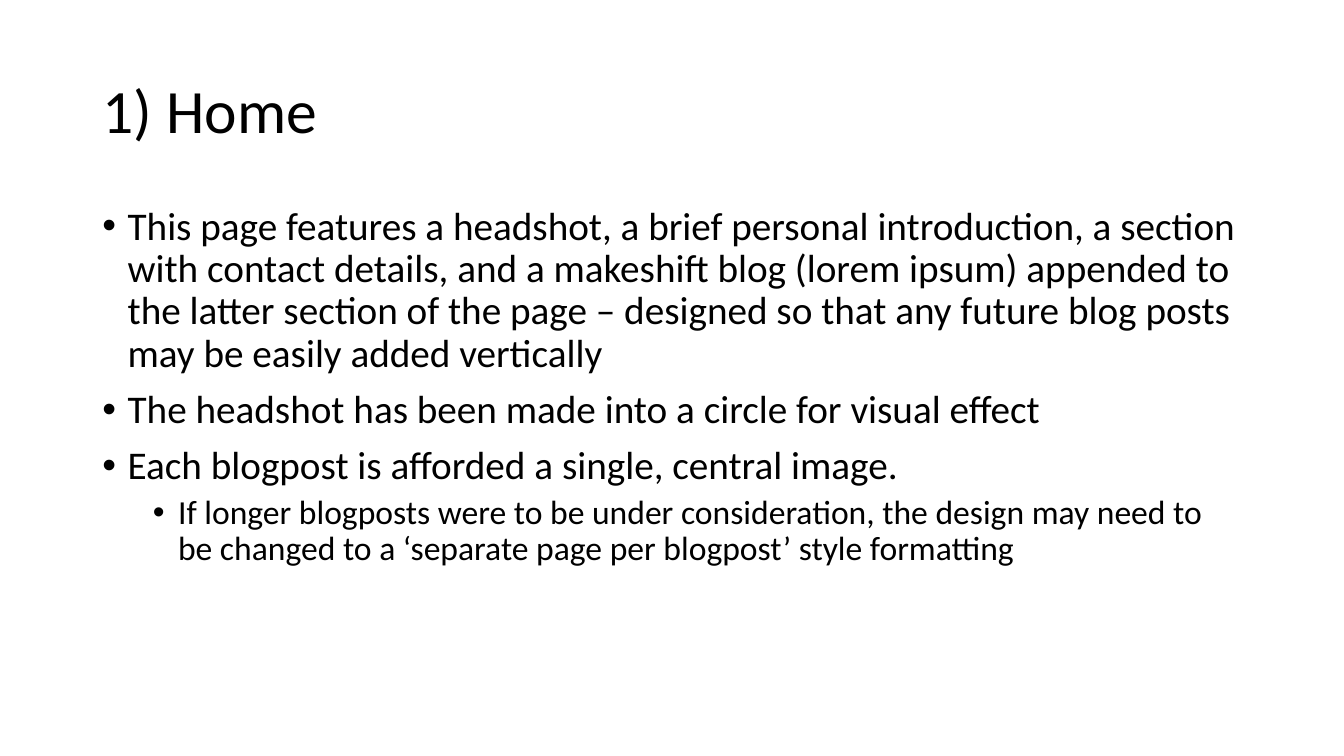
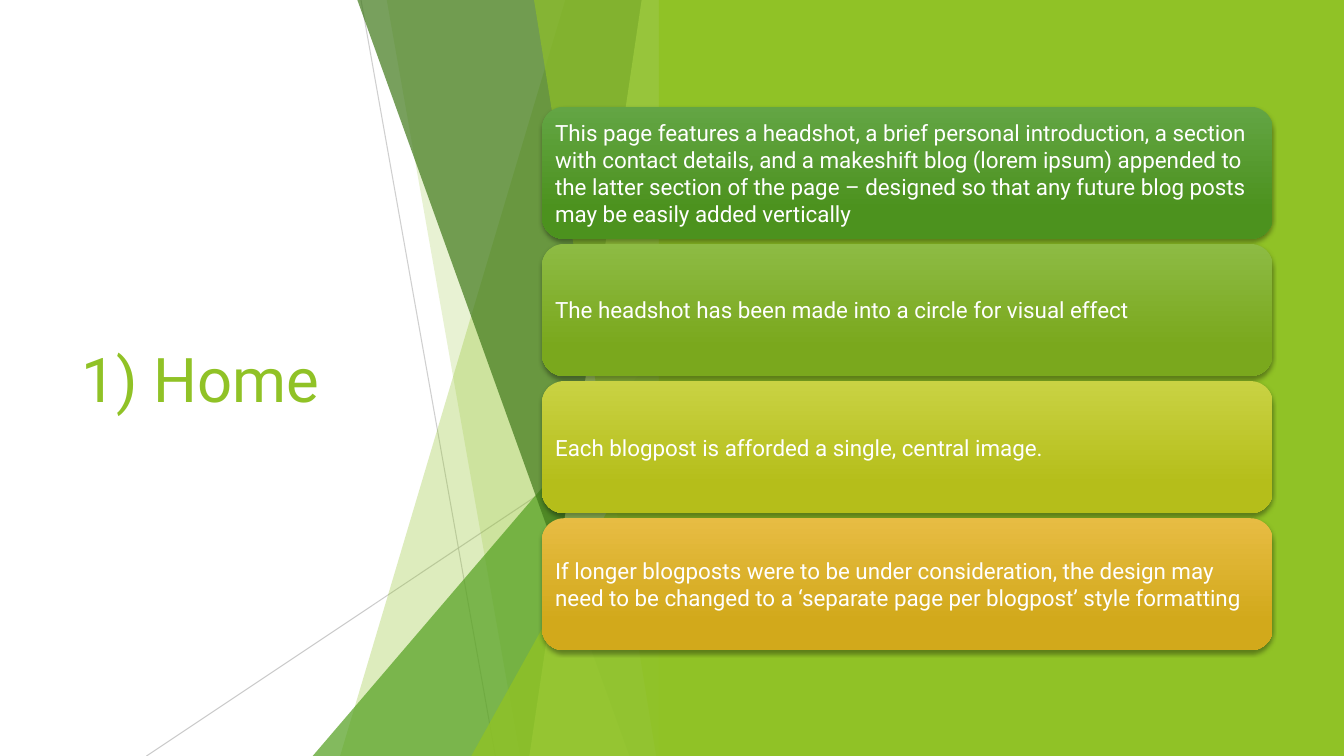
Before and after one commit to angel-lopez-andrade/portfolio-website, a slide deck: slide 3 of slide_deck.pptx. Drawn at 1344x756 pixels with LibreOffice and Linux fonts; fonts in the diff are those of the drawing. Boxes give left, top, right and bottom in pixels: in the first picture for what was removed or moved away, otherwise in the second. Text is boxed around its words. In the diff, an @@ line names an element or a change of style, - is before the commit and + after.

```diff
--- a/slide_deck.pptx
+++ b/slide_deck.pptx
@@ rectangle added at <box>0,0,1344,756</box>, fill #FFFFFF @@
@@ rectangle added at <box>659,0,1344,756</box>, fill #90C226 @@
@@ title "1) Home": place and size @@
-title "1) Home" at <box>102,88,317,142</box>
+title "1) Home" at <box>82,353,319,416</box>
@@ title "1) Home" at <box>82,353,319,416</box>: font Calibri to Roboto, text colour #000000 to #90C226; line spacing 0.9 to 1 @@
@@ text removed at <box>128,212,1234,566</box> @@
-• This page features a headshot, a brief personal introduction, a section with contact details, and a makeshift blog (lorem ipsum) appended to the latter section of the page – designed so that any future blog posts may be easily added vertically
-• The headshot has been made into a circle for visual effect
-• Each blogpost is afforded a single, central image.
-  • If longer blogposts were to be under consideration, the design may need to be changed to a ‘separate page per blogpost’ style formatting
@@ group added at <box>146,0,673,756</box>: 5 freeform shapes, 2 lines, 2 triangles @@
@@ group added at <box>819,0,1344,756</box>: 5 freeform shapes, 2 lines, 2 triangles @@
@@ group added at <box>542,107,1273,650</box>: 4 rounded rectangles, 4 texts @@
+This page features a headshot, a brief personal introduction, a section with contact details, and a makeshift blog (lorem ipsum) appended to the latter section of the page – designed so that any future blog posts may be easily added vertically
+The headshot has been made into a circle for visual effect
+Each blogpost is afforded a single, central image.
+If longer blogposts were to be under consideration, the design may need to be changed to a ‘separate page per blogpost’ style formatting
```
Also in this commit, not shown: 6 other slides changed, 5 slides added, 6 other files.
